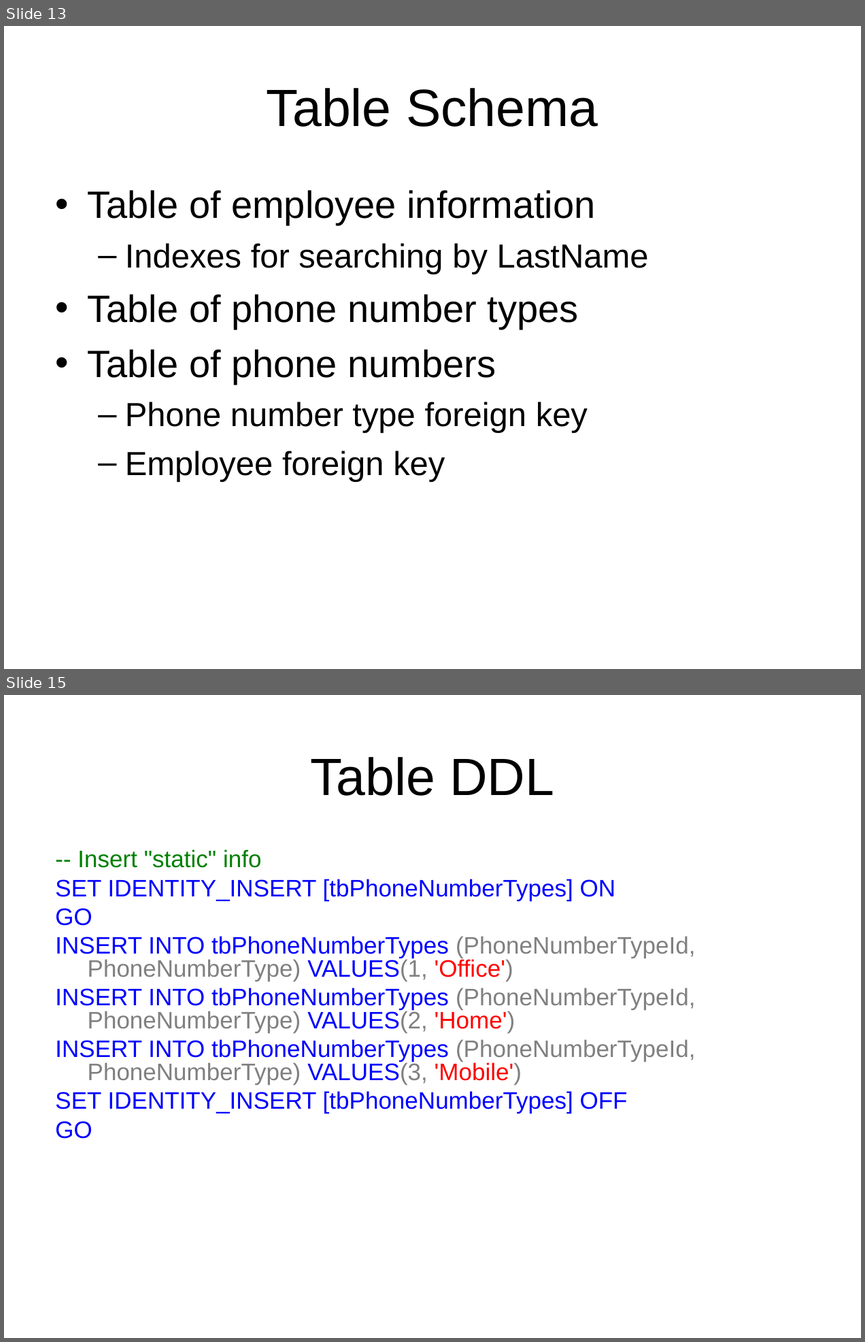
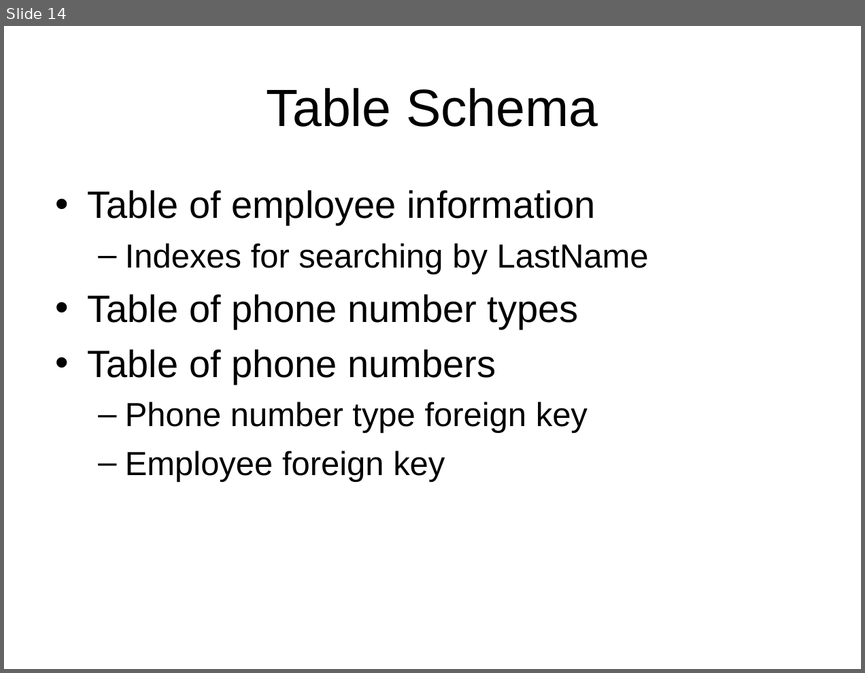
Before and after one commit to LIPHP/Employee-Contact-List, a slide deck: Docs/Using Microsoft SQL Server with PHP.ppt. Shown one above the other, each under a label of ours: slides 13 and 15 before the commit, slide 14 after it; the slides between them are not shown. The pictures are 865x1342 and 865x673 pixels, drawn with LibreOffice and Linux fonts; fonts in the diff are those of the drawing. Boxes give left, top, right and bottom in pixels: in the first picture for what was removed or moved away, otherwise in the second. Text is boxed around its words. In the diff, an @@ line names an element or a change of style, - is before the commit and + after.

```diff
--- a/Docs/Using Microsoft SQL Server with PHP.ppt
+++ b/Docs/Using Microsoft SQL Server with PHP.ppt
@@ slide 15 removed at [4, 695, 861, 1338], background #FFFFFF @@
@@ title removed at [310, 757, 554, 796] @@
-Table DDL
@@ text removed at [55, 849, 695, 1138] @@
--- Insert "static" info
-SET IDENTITY_INSERT [tbPhoneNumberTypes] ON
-GO
-INSERT INTO tbPhoneNumberTypes (PhoneNumberTypeId, PhoneNumberType) VALUES(1, 'Office')
-INSERT INTO tbPhoneNumberTypes (PhoneNumberTypeId, PhoneNumberType) VALUES(2, 'Home')
-INSERT INTO tbPhoneNumberTypes (PhoneNumberTypeId, PhoneNumberType) VALUES(3, 'Mobile')
-SET IDENTITY_INSERT [tbPhoneNumberTypes] OFF
-GO
@@ what was slide 13 is now slide 14 @@
```
Also in this commit, not shown: 3 slides changed, 2 slides added, 6 other slides removed.
